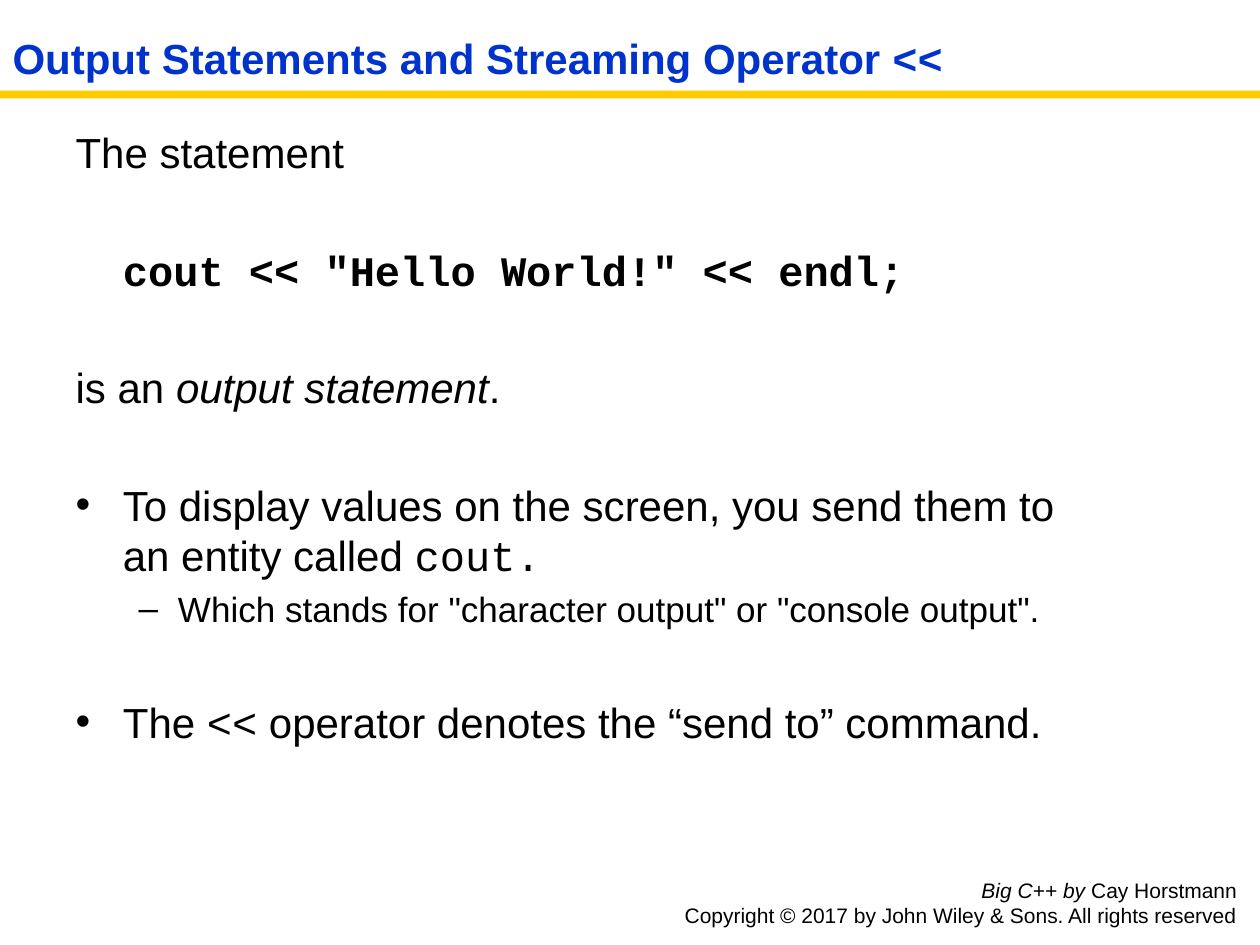
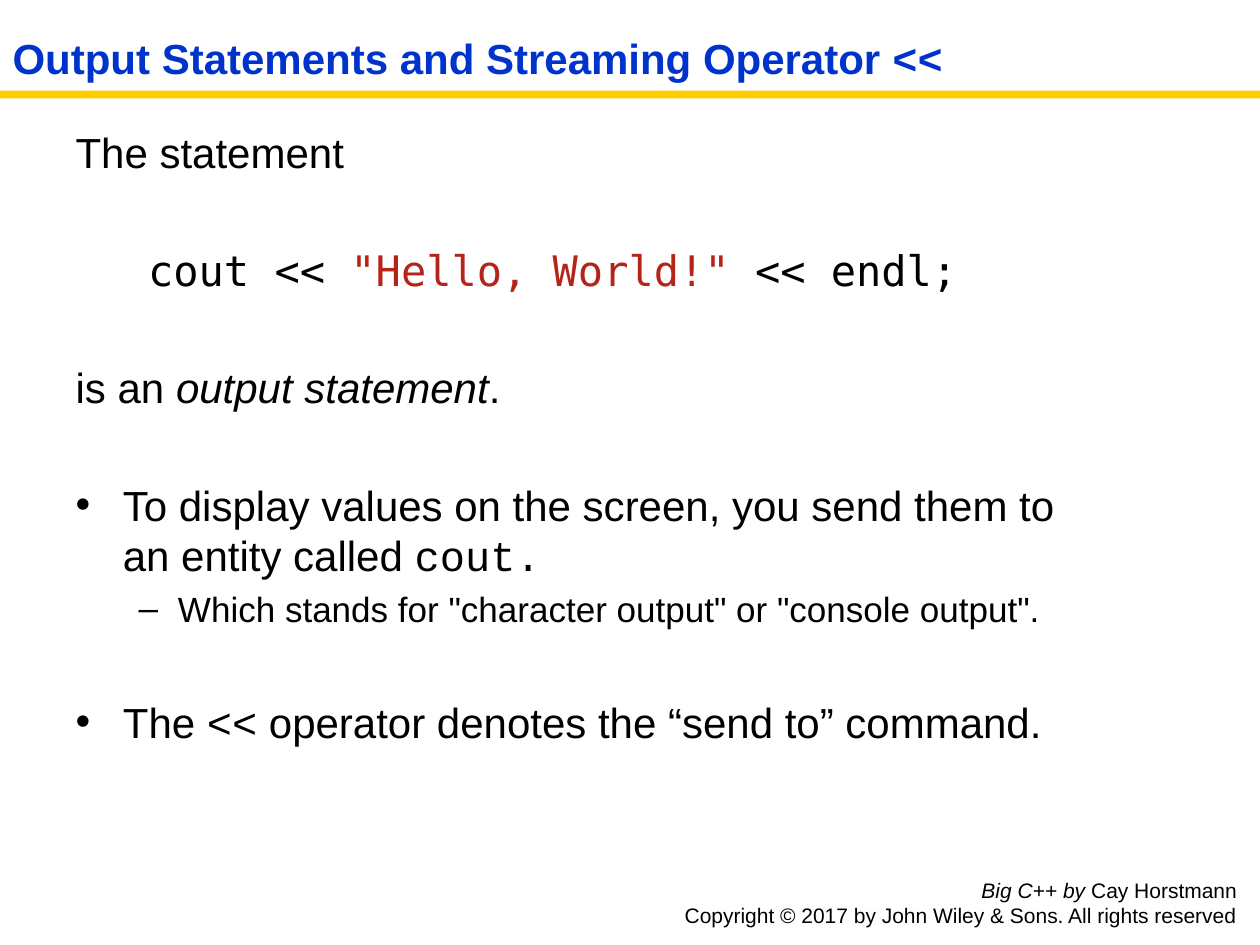
Before and after one commit to tong-yee/tong-yee.github.io, a slide deck: slide 10 of 135/slides/ch01/ch01_sec_1_5.pptx. Drawn at 1260x945 pixels with LibreOffice and Linux fonts; fonts in the diff are those of the drawing. Boxes give left, top, right and bottom in pixels: in the first picture for what was removed or moved away, otherwise in the second. Text is boxed around its words. In the diff, an @@ line names an element or a change of style, - is before the commit and + after.

```diff
--- a/135/slides/ch01/ch01_sec_1_5.pptx
+++ b/135/slides/ch01/ch01_sec_1_5.pptx
@@ text at box(148, 254, 957, 292): text changed; font Courier New to DejaVu Sans Mono; text colour #000000 to #B42419; bold off @@
-cout << "Hello World!" << endl;
+cout << "Hello, World!" << endl;
```
Also in this commit, not shown: 8 other slides changed, 8 other files.
